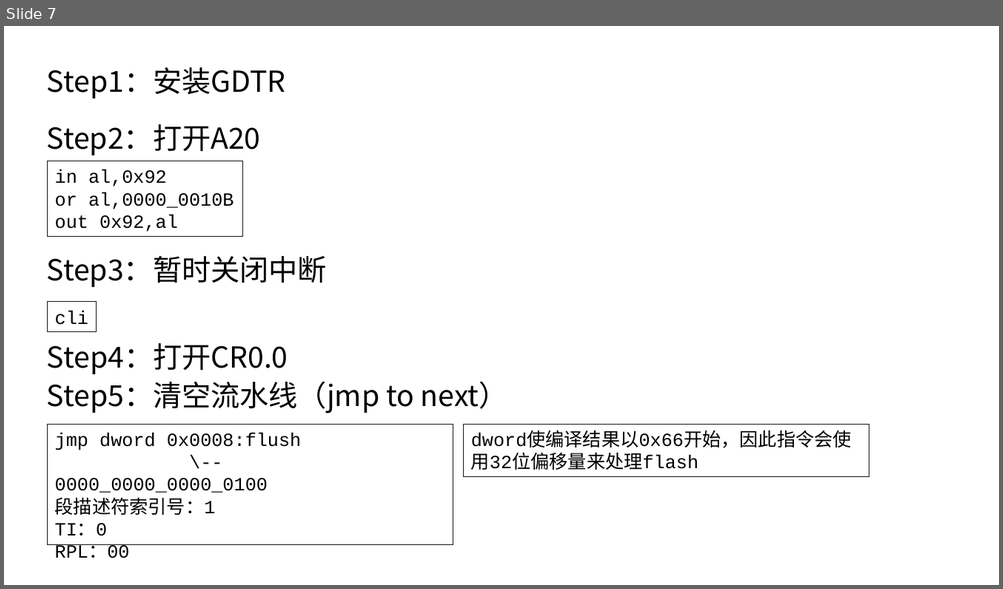
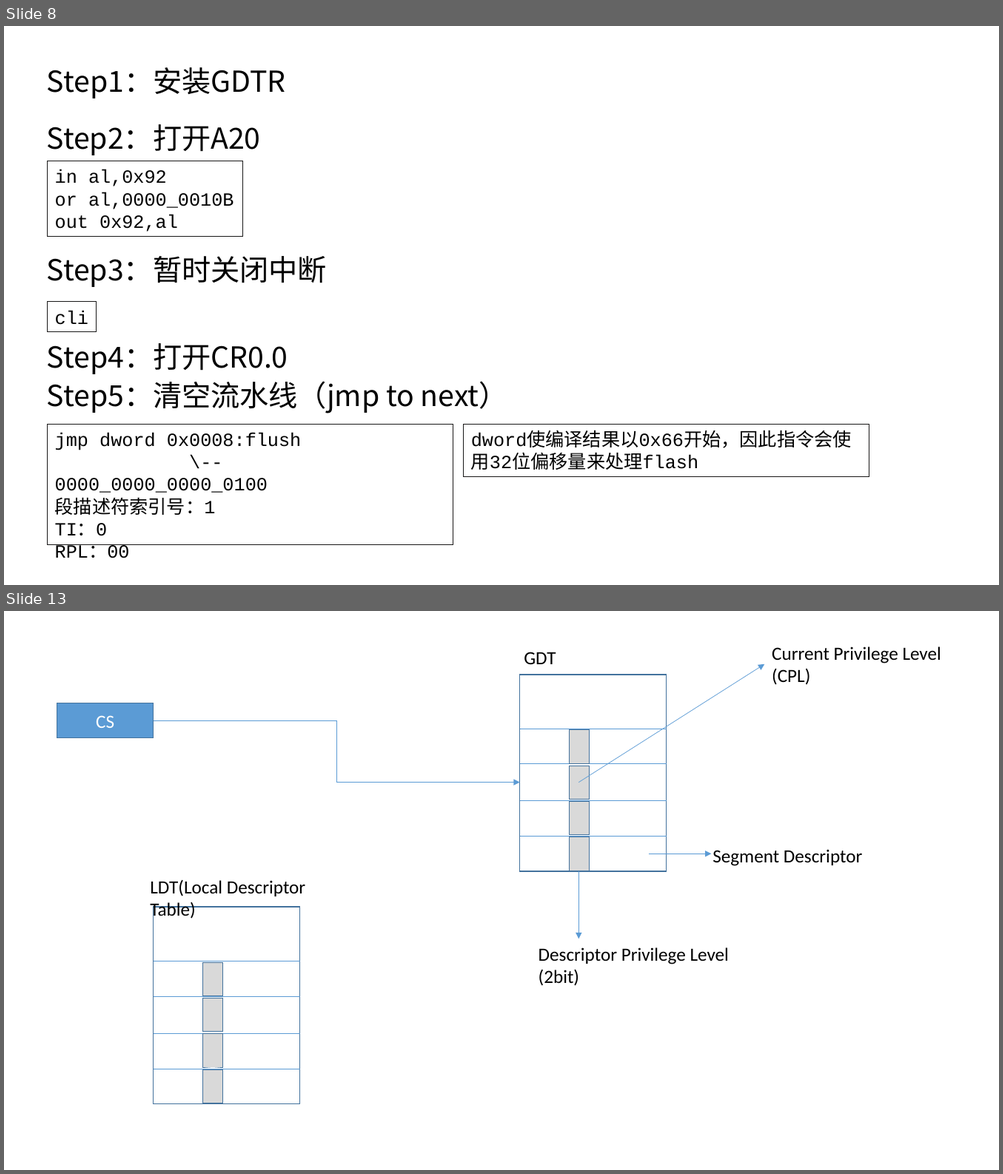
Before and after one commit to at0x7c00/mykernel, a slide deck: ppts/x86.pptx. Shown one above the other, each under a label of ours: slide 7 before the commit, slides 8 and 13 after it; the slides between them are not shown. The pictures are 1003x589 and 1003x1174 pixels, drawn with LibreOffice and Linux fonts; fonts in the diff are those of the drawing. Boxes give left, top, right and bottom in pixels: in the first picture for what was removed or moved away, otherwise in the second. Text is boxed around its words. In the diff, an @@ line names an element or a change of style, - is before the commit and + after.

```diff
--- a/ppts/x86.pptx
+++ b/ppts/x86.pptx
@@ slide 13 added at (4, 611, 999, 1170), background #FFFFFF @@
@@ text added at (523, 652, 555, 664), 18 pt, text #000000 @@
+GDT
@@ text added at (771, 647, 941, 685), 18 pt, text #000000 @@
+Current Privilege Level
+(CPL)
@@ rectangle added at (520, 675, 666, 871), outline #43739E 1 pt @@
@@ arrow added from (578, 783) to (764, 664), #5B9BD5 0.5 pt @@
@@ rectangle added at (57, 703, 153, 738), fill #5B9BD5, outline #43739E 1 pt, 18 pt, text #FFFFFF @@
+CS
@@ elbow arrow added from (153, 721) to (520, 783), #5B9BD5 0.5 pt @@
@@ line added from (520, 729) to (666, 729), #5B9BD5 0.5 pt @@
@@ rectangle added at (569, 729, 589, 763), fill #D9D9D9, outline #43739E 0.25 pt @@
@@ line added from (520, 764) to (666, 764), #5B9BD5 0.5 pt @@
@@ rectangle added at (569, 766, 589, 799), fill #D9D9D9, outline #43739E 0.25 pt @@
@@ line added from (520, 801) to (666, 801), #5B9BD5 0.5 pt @@
@@ rectangle added at (569, 801, 589, 834), fill #D9D9D9, outline #43739E 0.25 pt @@
@@ line added from (520, 836) to (666, 836), #5B9BD5 0.5 pt @@
@@ rectangle added at (569, 837, 589, 871), fill #D9D9D9, outline #43739E 0.25 pt @@
@@ arrow added from (649, 854) to (711, 854), #5B9BD5 0.5 pt @@
@@ text added at (712, 849, 862, 866), 18 pt, text #000000 @@
+Segment Descriptor
@@ arrow added from (578, 871) to (578, 940), #5B9BD5 0.5 pt @@
@@ text added at (150, 880, 305, 920), 18 pt, text #000000 @@
+LDT(Local Descriptor Table)
@@ rectangle added at (153, 907, 299, 1104), outline #43739E 1 pt @@
@@ line added from (153, 962) to (299, 962), #5B9BD5 0.5 pt @@
@@ rectangle added at (202, 963, 222, 996), fill #D9D9D9, outline #43739E 0.25 pt @@
@@ text added at (538, 948, 728, 986), 18 pt, text #000000 @@
+Descriptor Privilege Level
+(2bit)
@@ line added from (153, 997) to (299, 997), #5B9BD5 0.5 pt @@
@@ rectangle added at (202, 998, 222, 1032), fill #D9D9D9, outline #43739E 0.25 pt @@
@@ line added from (153, 1034) to (299, 1034), #5B9BD5 0.5 pt @@
@@ rectangle added at (202, 1034, 222, 1068), fill #D9D9D9, outline #43739E 0.25 pt @@
@@ line added from (153, 1069) to (299, 1069), #5B9BD5 0.5 pt @@
@@ rectangle added at (202, 1070, 222, 1103), fill #D9D9D9, outline #43739E 0.25 pt @@
@@ what was slide 7 is now slide 8 @@
```
Also in this commit, not shown: 16 other slides added.
